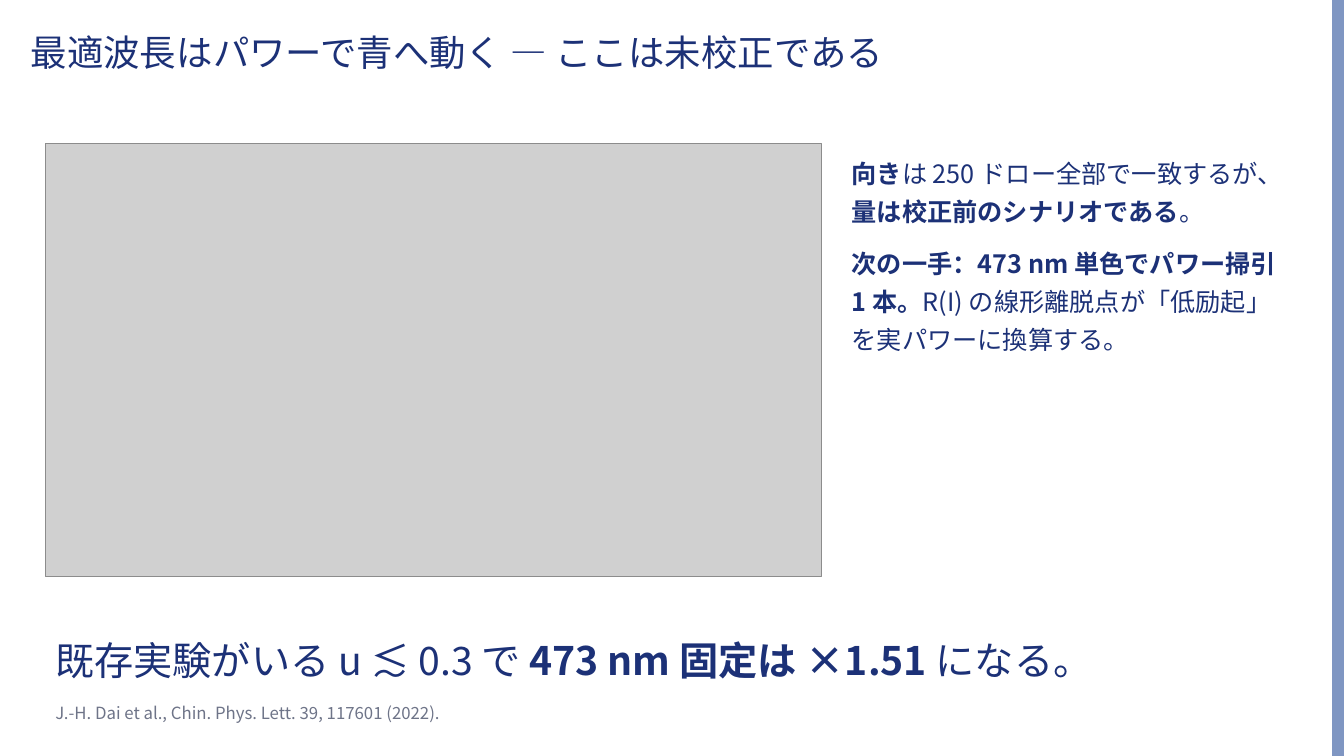
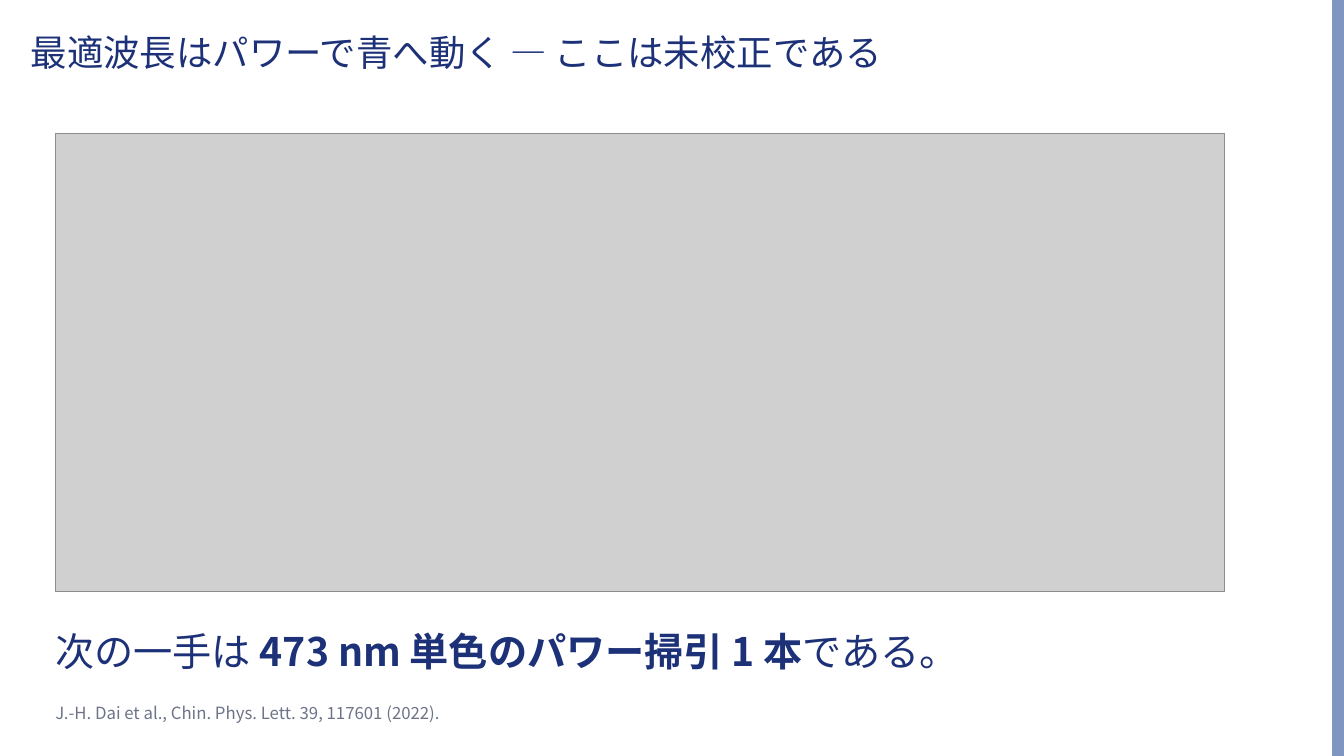
Before and after one commit to Risei412/ultra-high-pressure-ODMR, a slide deck: slide 8 of slides/odmr_473nm_talk.pptx. Drawn at 1344x756 pixels with LibreOffice and Linux fonts; fonts in the diff are those of the drawing; grey boxes stand for pictures; background and template pictures are left out. Boxes give left, top, right and bottom in pixels: in the first picture for what was removed or moved away, otherwise in the second. Text is boxed around its words. In the diff, an @@ line names an element or a change of style, - is before the commit and + after.

```diff
--- a/slides/odmr_473nm_talk.pptx
+++ b/slides/odmr_473nm_talk.pptx
@@ picture: place and size @@
-picture at <box>45,143,822,577</box>
+picture at <box>55,133,1225,592</box>
@@ text removed at <box>852,161,1283,351</box> @@
-向きは 250 ドロー全部で一致するが、量は校正前のシナリオである。
-次の一手：473 nm 単色でパワー掃引 1 本。R(I) の線形離脱点が「低励起」を実パワーに換算する。
@@ text at <box>55,632,959,670</box>: text changed; bold on @@
-既存実験がいる u ≲ 0.3 で 473 nm 固定は ×1.51 になる。
+次の一手は 473 nm 単色のパワー掃引 1 本である。
```
Also in this commit, not shown: 7 other slides changed, 8 other files.
